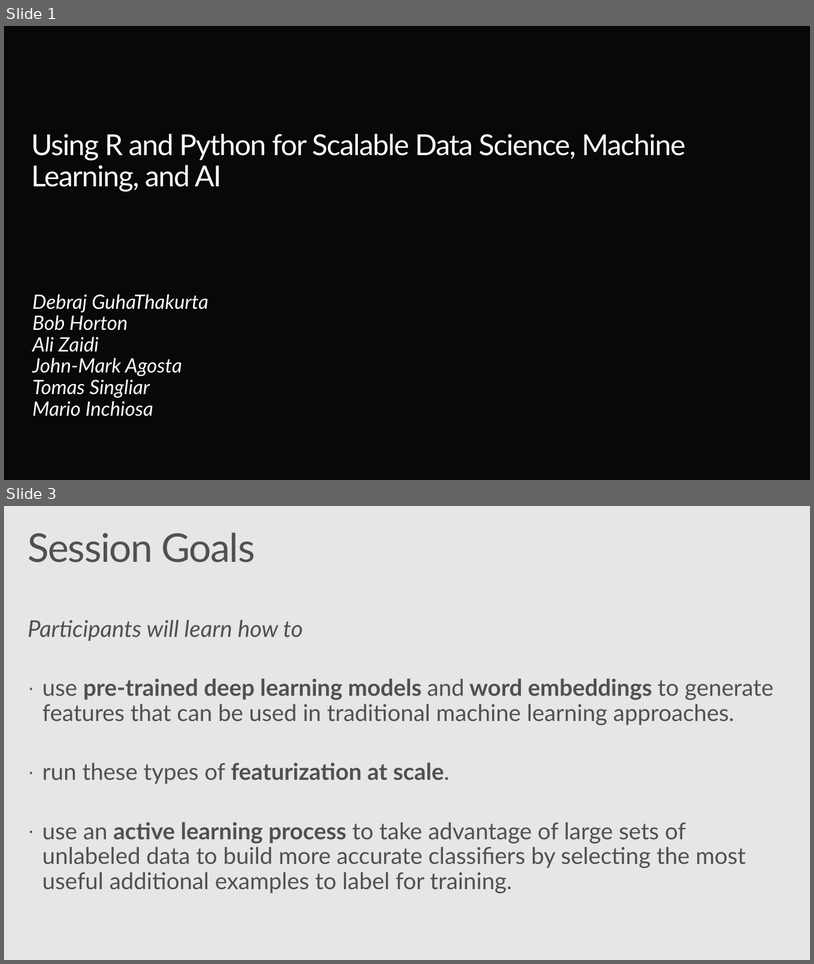
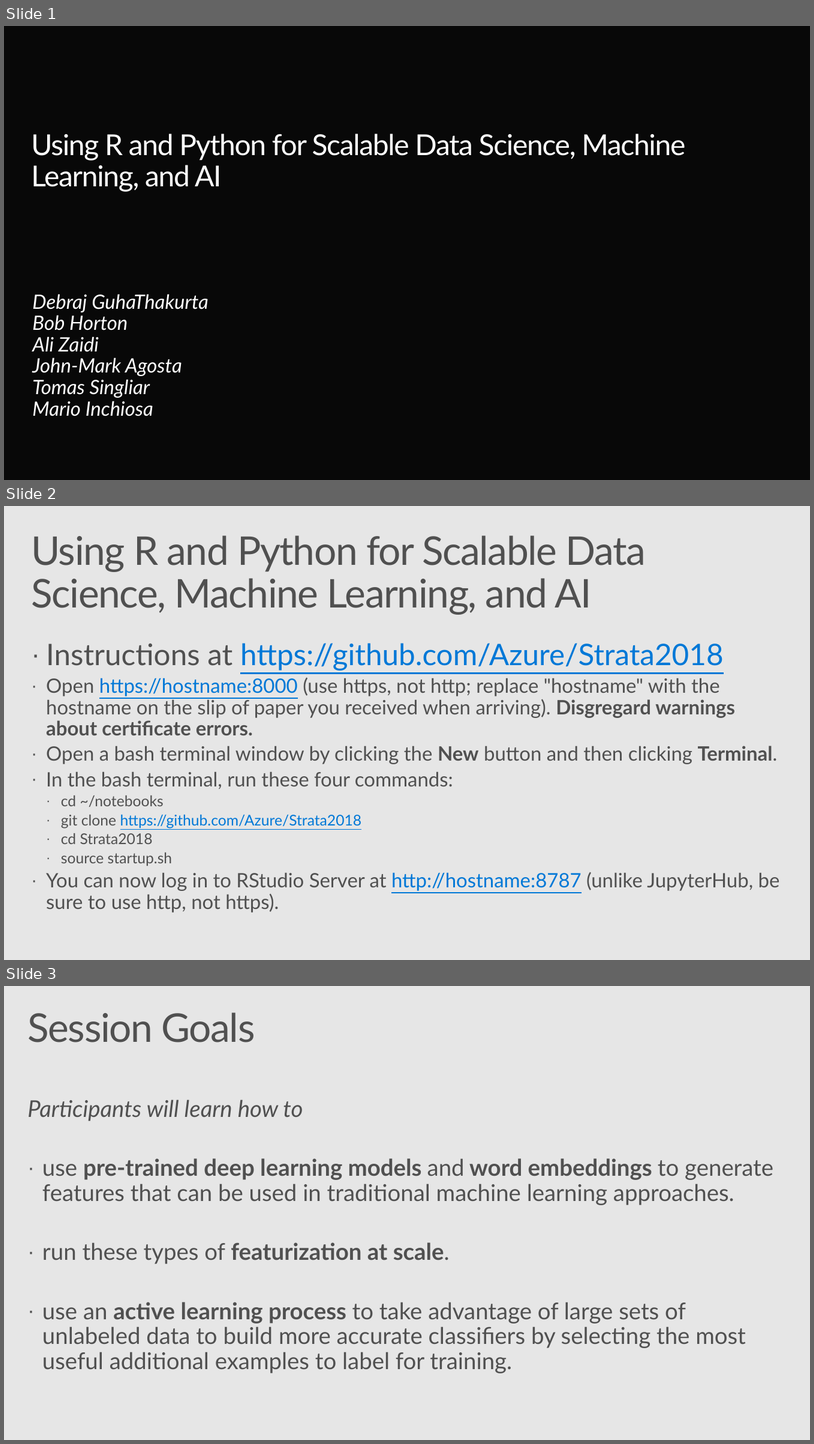
Before and after one commit to Azure/Strata2018, a slide deck: active_learning_workshop.pptx. Shown one above the other, each under a label of ours: slides 1 and 3 before the commit, slides 1, 2 and 3 after it; the slides between them are not shown. The pictures are 814x964 and 814x1444 pixels, drawn with LibreOffice and Linux fonts; fonts in the diff are those of the drawing; background and template pictures are left out. Boxes give left, top, right and bottom in pixels: in the first picture for what was removed or moved away, otherwise in the second. Text is boxed around its words. In the diff, an @@ line names an element or a change of style, - is before the commit and + after.

Commit message:
Added instructions

```diff
--- a/active_learning_workshop.pptx
+++ b/active_learning_workshop.pptx
@@ slide 2 added at [4,506,810,960], background #E6E6E6 @@
@@ title added at [31,535,647,615], 48 pt, text #505050 @@
+Using R and Python for Scalable Data Science, Machine Learning, and AI
@@ text added at [46,643,780,912], 24 pt, text #505050 @@
+· Instructions at https://github.com/Azure/Strata2018
+· Open https://hostname:8000 (use https, not http; replace "hostname" with the hostname on the slip of paper you received when arriving). Disgregard warnings about certificate errors.
+· Open a bash terminal window by clicking the New button and then clicking Terminal.
+· In the bash terminal, run these four commands:
+  · cd ~/notebooks
+  · git clone https://github.com/Azure/Strata2018
+  · cd Strata2018
+  · source startup.sh
+· You can now log in to RStudio Server at http://hostname:8787 (unlike JupyterHub, be sure to use http, not https).
```
Also in this commit, not shown: 1 slide removed.
